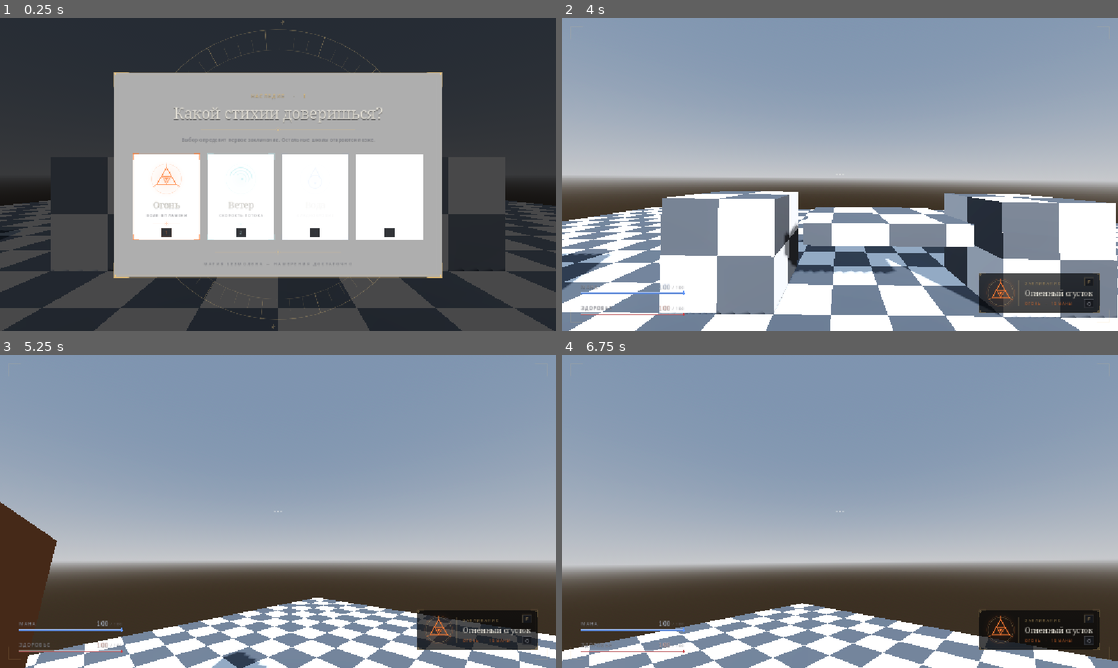
Above: before the commit, frames 1-4 (two rows, left to right).
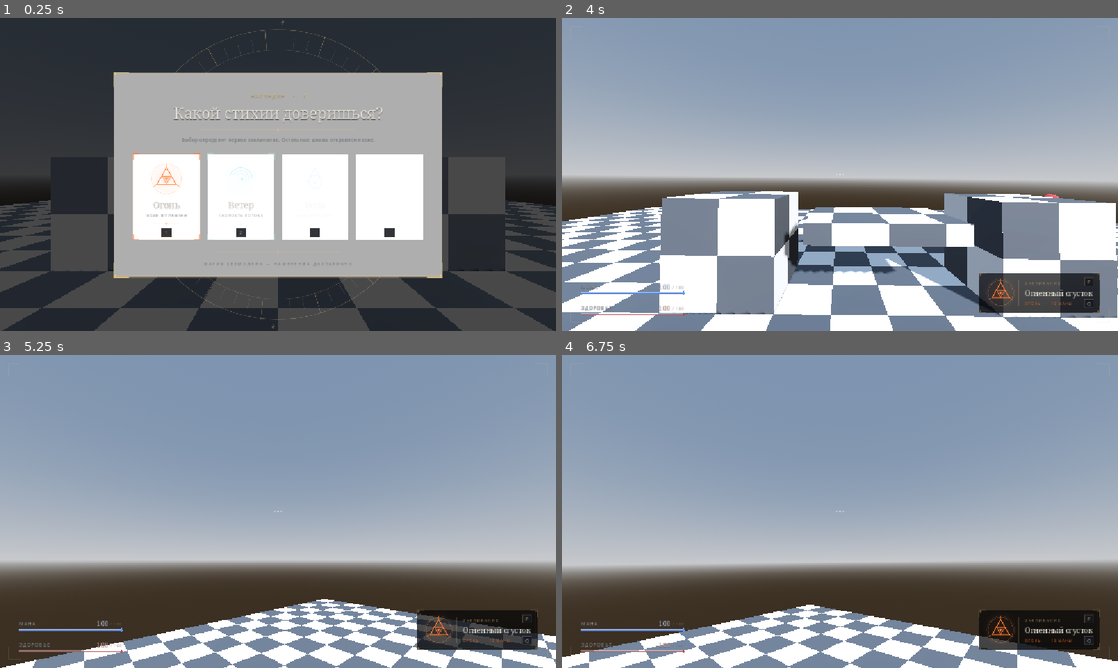
Above: after the commit, the same moments.

Repository: Tunwell1/test-game
Game: Godot game, scene res://main.tscn
Same seed, same stepped clock (60 frames per second), same inputs: the game is played once before the commit and once after it.
Inputs (mouse positions are in pixels of both pictures, inside the frame that each line leads up to):
- Up to frame 1 (0.25 s): no input
- Up to frame 2 (4 s): tap Enter at 0.5 s; move the mouse to (962, 158) at 0.52 s; hold D (move_right) 0.53-1.28 s; tap F (cast_spell) at 0.6 s; click (962, 158) at 0.67 s; tap Space (jump) at 0.77, 1.52, 3.02, 3.5, 3.77 s; move the mouse to (728, 190) at 1.27 s; hold S (move_back) 1.28-2.03 s; tap Ctrl (crouch) at 1.35 s; move the mouse to (895, 105) at 2.02 s; hold D (move_right) 2.03-2.78 s; tap E (interact) at 2.1 s; move the mouse to (812, 237) at 2.77 s; hold W (move_forward) 2.78-3.53 s; tap Q (next_spell) at 2.85 s; click (812, 237) at 2.92 s; move the mouse to (1006, 221) at 3.52 s; hold A (move_left) from 3.53 s (still down); tap 1 (pick_school_1) at 3.6 s
- Up to frame 3 (5.25 s): move the mouse to (233, 508) at 4.27 s; release A (move_left) at 4.28 s; hold W (move_forward) from 4.28 s (still down); tap 2 (pick_school_2) at 4.35 s; tap Space (jump) at 4.52 s; move the mouse to (283, 511) at 5.02 s; tap 3 (pick_school_3) at 5.1 s; click (283, 511) at 5.17 s
- Up to frame 4 (6.75 s): move the mouse to (817, 505) at 5.77 s; release W (move_forward) at 5.78 s; hold D (move_right) 5.78-6.53 s; tap 4 (pick_school_4) at 5.85 s; tap Space (jump) at 6.02 s; move the mouse to (867, 511) at 6.52 s; hold W (move_forward) from 6.53 s (still down); hold Shift (sprint) from 6.53 s (still down)

The runs differ from the first frame. In frame 1, less than 0.1% of the frame differs, in the area x 0-4%, y 67-70%; in frame 2, 0.6%; in frame 3, 11%, in the area x 0-100%, y 46-100%; in frame 4, 8.2%.
Error before the commit: Parse Error: Cannot infer the type of "material_name" variable because the value doesn't have a set type. (res://Models/Wall/wall_panel_collision.gd:39)

Commit message:
Remove imported models and restore pre-model project

Diff:
--- a/Models/Wall/Default_wall/Wall.tscn
+++ /dev/null
@@ -1,17 +0,0 @@
-[gd_scene load_steps=3 format=3]
-
-[ext_resource type="PackedScene" path="res://Models/Wall/Default_wall/Wall_game_ready.glb" id="1_visual"]
-
-[sub_resource type="BoxShape3D" id="WallCollision"]
-size = Vector3(6.42, 6.0, 0.75)
-
-[node name="Wall" type="StaticBody3D"]
-collision_layer = 1
-collision_mask = 1
-
-[node name="Visual" parent="." instance=ExtResource("1_visual")]
-position = Vector3(0, 0, 0.06)
-
-[node name="CollisionShape3D" type="CollisionShape3D" parent="."]
-position = Vector3(0, 3.0, 0)
-shape = SubResource("WallCollision")
--- a/Models/Wall/Wall_room_demo.tscn
+++ /dev/null
@@ -1,39 +0,0 @@
-[gd_scene load_steps=5 format=3]
-
-[ext_resource type="PackedScene" path="res://Models/Wall/Wall_door/Wall_door.fbx" id="1_door_wall"]
-[ext_resource type="PackedScene" path="res://Models/Wall/Wall_windwow1/Wall_and_widnow.fbx" id="2_one_window"]
-[ext_resource type="PackedScene" path="res://Models/Wall/Wall_windows2/Wall_and_two_windows.fbx" id="3_two_windows"]
-[ext_resource type="Script" path="res://Models/Wall/wall_panel_collision.gd" id="4_collision"]
-
-[node name="WallRoomDemo" type="Node3D"]
-
-[node name="DoorWall" type="StaticBody3D" parent="."]
-position = Vector3(1.7, 0, -1.93)
-rotation = Vector3(0, 3.141593, 0)
-script = ExtResource("4_collision")
-
-[node name="Visual" parent="DoorWall" instance=ExtResource("1_door_wall")]
-scale = Vector3(0.5, 0.5, 0.5)
-
-[node name="BackWallTwoWindows" type="StaticBody3D" parent="."]
-position = Vector3(-1.7, 0, 1.923)
-script = ExtResource("4_collision")
-
-[node name="Visual" parent="BackWallTwoWindows" instance=ExtResource("3_two_windows")]
-scale = Vector3(0.5, 0.5, 0.5)
-
-[node name="LeftWallOneWindow" type="StaticBody3D" parent="."]
-position = Vector3(-1.923, 0, -1.7)
-rotation = Vector3(0, -1.570796, 0)
-script = ExtResource("4_collision")
-
-[node name="Visual" parent="LeftWallOneWindow" instance=ExtResource("2_one_window")]
-scale = Vector3(0.5, 0.5, 0.5)
-
-[node name="RightWallOneWindow" type="StaticBody3D" parent="."]
-position = Vector3(1.923, 0, 1.7)
-rotation = Vector3(0, 1.570796, 0)
-script = ExtResource("4_collision")
-
-[node name="Visual" parent="RightWallOneWindow" instance=ExtResource("2_one_window")]
-scale = Vector3(0.5, 0.5, 0.5)
--- a/Models/Wall/wall_panel_collision.gd
+++ /dev/null
@@ -1,111 +0,0 @@
-extends StaticBody3D
-
-const STONE_ALBEDO: Texture2D = preload("res://Models/Wall/Default_wall/albedo.png")
-const WOOD_ALBEDO: Texture2D = preload("res://Models/Wall/Wall_door/door.png")
-
-## Applies the source colors/textures and builds concave colliders from the
-## imported meshes, preserving the door and window openings.
-func _ready() -> void:
-	var mesh_instances: Array[MeshInstance3D] = []
-	_collect_mesh_instances(self, mesh_instances)
-
-	var body_inverse := global_transform.affine_inverse()
-	for mesh_instance in mesh_instances:
-		if mesh_instance.mesh == null:
-			continue
-
-		_apply_wall_materials(mesh_instance)
-
-		var shape := mesh_instance.mesh.create_trimesh_shape()
-		if shape == null:
-			continue
-
-		var collision := CollisionShape3D.new()
-		collision.name = "%s_Collision" % mesh_instance.name
-		collision.shape = shape
-		collision.transform = body_inverse * mesh_instance.global_transform
-		add_child(collision)
-
-
-func _apply_wall_materials(mesh_instance: MeshInstance3D) -> void:
-	for surface_index in range(mesh_instance.mesh.get_surface_count()):
-		var source := mesh_instance.mesh.surface_get_material(surface_index)
-		var material := StandardMaterial3D.new()
-		if source is StandardMaterial3D:
-			material = (source as StandardMaterial3D).duplicate() as StandardMaterial3D
-		if material == null:
-			material = StandardMaterial3D.new()
-
-		var material_name := mesh_instance.mesh.surface_get_name(surface_index).to_lower()
-		if source != null:
-			material_name += " " + source.resource_name.to_lower()
-		var original_color := Color.WHITE
-		var has_source_color := false
-		var source_is_transparent := false
-		if source is BaseMaterial3D:
-			var source_material := source as BaseMaterial3D
-			original_color = source_material.albedo_color
-			has_source_color = true
-			source_is_transparent = source_material.transparency != BaseMaterial3D.TRANSPARENCY_DISABLED
-
-		# FBX importers do not always retain the material name, so also use its
-		# source transparency and pale-blue albedo to recognize window panes.
-		if "glass" in material_name or source_is_transparent or (has_source_color and _is_glass(original_color)):
-			material.transparency = BaseMaterial3D.TRANSPARENCY_ALPHA
-			material.shading_mode = BaseMaterial3D.SHADING_MODE_UNSHADED
-			material.cull_mode = BaseMaterial3D.CULL_DISABLED
-			material.albedo_color = Color(0.64, 0.79, 0.88, 0.18)
-			material.roughness = 0.16
-		elif _is_wood(original_color):
-			material.albedo_texture = WOOD_ALBEDO
-			material.albedo_color = Color.WHITE
-			material.shading_mode = BaseMaterial3D.SHADING_MODE_UNSHADED
-			material.cull_mode = BaseMaterial3D.CULL_DISABLED
-			material.roughness = 0.78
-		else:
-			# The FBX files contain very dark flat material factors and no texture
-			# links. Use the project's stone albedo instead of rendering near-black.
-			material.albedo_texture = STONE_ALBEDO
-			material.albedo_color = _stone_tint(original_color)
-			material.shading_mode = BaseMaterial3D.SHADING_MODE_UNSHADED
-			# The panels face outward; render both sides so their backs are not black
-			# or invisible when viewed from inside the room.
-			material.cull_mode = BaseMaterial3D.CULL_DISABLED
-			material.roughness = 0.95
-
-		mesh_instance.set_surface_override_material(surface_index, material)
-
-
-func _is_glass(color: Color) -> bool:
-	return color.a < 0.98 or (
-		color.r > 0.7
-		and color.g > color.r * 1.01
-		and color.b > color.r * 1.04
-		and color.b > 0.85
-	)
-
-
-func _is_wood(color: Color) -> bool:
-	return color.r > color.g * 1.35 and color.g > color.b * 1.25 and color.r > 0.12
-
-
-func _stone_tint(color: Color) -> Color:
-	return Color(
-		maxf(0.88, _linear_to_srgb(color.r)),
-		maxf(0.90, _linear_to_srgb(color.g)),
-		maxf(0.93, _linear_to_srgb(color.b)),
-		1.0
-	)
-
-
-func _linear_to_srgb(channel: float) -> float:
-	if channel <= 0.0031308:
-		return channel * 12.92
-	return 1.055 * pow(channel, 1.0 / 2.4) - 0.055
-
-
-func _collect_mesh_instances(node: Node, result: Array[MeshInstance3D]) -> void:
-	for child in node.get_children():
-		if child is MeshInstance3D:
-			result.append(child)
-		_collect_mesh_instances(child, result)
--- a/main.tscn
+++ b/main.tscn
@@ -3,9 +3,8 @@
 [ext_resource type="Material" uid="uid://bi7gbvjcc7sbo" path="res://materials/checkerboard_mat.tres" id="1_mat"]
 [ext_resource type="PackedScene" uid="uid://bhi4jx35v07ov" path="res://player.tscn" id="2_player"]
 [ext_resource type="Script" uid="uid://cwgtp0lhnuofk" path="res://Interactable.gd" id="3_interact"]
+[ext_resource type="Script" uid="uid://b1x4r37k0c073" path="res://enemy.gd" id="4_enemy"]
 [ext_resource type="Script" uid="uid://cnjr2p75ao1pj" path="res://enemy_health_overlay.gd" id="5_overlay"]
-[ext_resource type="PackedScene" path="res://Models/Wall/Default_wall/Wall.tscn" id="6_wall"]
-[ext_resource type="PackedScene" path="res://Models/Wall/Wall_room_demo.tscn" id="7_wall_room"]
 
 [sub_resource type="ProceduralSkyMaterial" id="ProceduralSkyMaterial_1"]
 sky_horizon_color = Color(0.64625, 0.65575, 0.67075, 1)
@@ -56,6 +55,16 @@
 [node name="DirectionalLight3D" type="DirectionalLight3D" parent="." unique_id=319603576]
 transform = Transform3D(0.866025, -0.25, 0.433013, 0, 0.866025, 0.5, -0.5, -0.433013, 0.75, 0, 10, 0)
 shadow_enabled = true
+
+[node name="EnemyA" type="CharacterBody3D" parent="." unique_id=1147502110]
+transform = Transform3D(1, 0, 0, 0, 1, 0, 0, 0, 1, -8, 0.1, 6)
+script = ExtResource("4_enemy")
+patrol_offsets = Array[Vector3]([Vector3(0, 0, 0), Vector3(6, 0, 0)])
+
+[node name="EnemyB" type="CharacterBody3D" parent="." unique_id=1584138069]
+transform = Transform3D(1, 0, 0, 0, 1, 0, 0, 0, 1, 8, 0.1, -8)
+script = ExtResource("4_enemy")
+patrol_offsets = Array[Vector3]([Vector3(0, 0, 0), Vector3(0, 0, 6), Vector3(-5, 0, 6)])
 
 [node name="Player" parent="." unique_id=541604900 instance=ExtResource("2_player")]
 transform = Transform3D(1, 0, 0, 0, 1, 0, 0, 0, 1, 0, 0.1, 0)
@@ -129,10 +138,3 @@
 
 [node name="EnemyHealthOverlay" type="CanvasLayer" parent="." unique_id=1864914020]
 script = ExtResource("5_overlay")
-
-[node name="Wall" parent="." unique_id=1595900180 instance=ExtResource("6_wall")]
-transform = Transform3D(1, 0, 0, 0, 1, 0, 0, 0, 1, -6.8060164, 0.016867638, -1.0951858)
-scale = Vector3(0.5, 0.5, 0.5)
-
-[node name="WallRoomDemo" parent="." instance=ExtResource("7_wall_room")]
-position = Vector3(6, 0, 7)
Binary file removed: Models/Floor/Floor_1/CornerFloor_1.fbx
Not shown, removed: Models/Floor/Floor_1/CornerFloor_1.fbx.import
Not shown, removed: Models/Floor/Floor_1/Floor_1.blend.import
Binary file removed: Models/Floor/Floor_1/Floor_1.fbx
Not shown, removed: Models/Floor/Floor_1/Floor_1.fbx.import
Binary file removed: Models/Floor/disp_1.png
Not shown, removed: Models/Floor/disp_1.png.import
Not shown, removed: Models/Wall/Corner_wall/Corner_Wall.blend.import
Binary file removed: Models/Wall/Corner_wall/Corner_Wall.fbx
Not shown, removed: Models/Wall/Corner_wall/Corner_Wall.fbx.import
Binary file removed: Models/Wall/Corner_wall/Cornerfbx.fbx
Not shown, removed: Models/Wall/Corner_wall/Cornerfbx.fbx.import
(and 78 more such lines)
